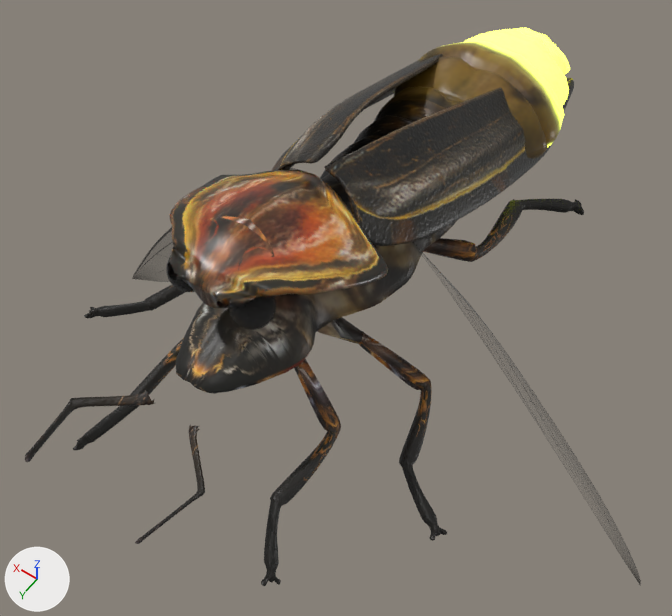
A saved change to the Blender file godot-code/entites/sources/firefly/firefly.blend.
Before and after are seen from a 50 mm lens placed at (-0.449, 0.693, 0.9), pointed at (0.036, 0.014, -0.168). Lighting does not change. The marker at lower left points along +X, +Y and +Z. The picture after the commit comes second.

Objects in the first picture: 'Antennae', 'Body', 'Elytra_L', 'Elytra_R', 'Eye_L', 'Eye_R', 'Head', 'Lantern', 'Legs' and 2 more.
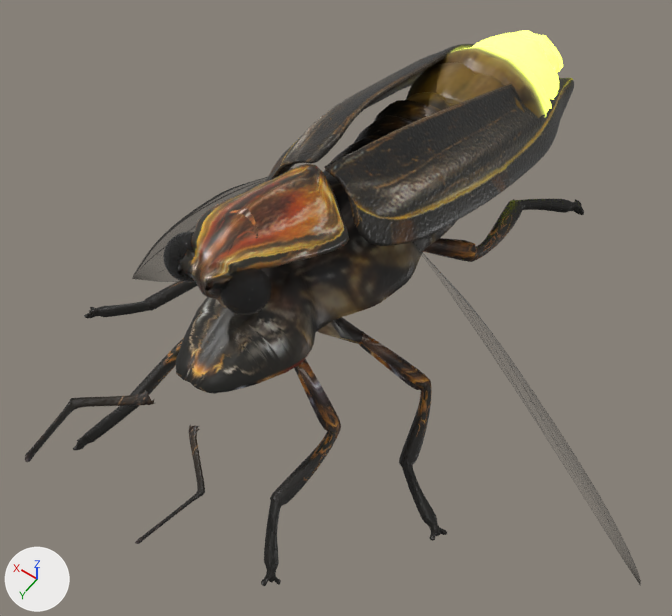
What differs and where, as boxes (x1, y1, x2, y2) in the pictures (672 x 616 px):
```json
{"object": "Head", "change": "reshaped", "before": [168, 169, 388, 308], "after": [178, 164, 349, 299], "on screen": "22% narrower"}
{"object": "Lantern", "change": "rescaled", "before": [378, 28, 570, 159], "after": [406, 30, 563, 118]}
{"object": "Eye_L", "change": "moved, rescaled", "before": [229, 297, 276, 330], "after": [220, 268, 272, 316]}
{"object": "Eye_R", "change": "moved, rescaled", "before": [166, 256, 195, 292], "after": [163, 232, 195, 282], "on screen": "mostly hidden before"}
```

Edits to the scene script, one JSON object a line:
```json
{"block": "me_head", "where": "# used by ob_head; parent = ob_rig; location = (0.0, 0.0, 0.0)"}
{"op": "remove", "block": "me_head", "code": "me_head.from_pydata(...)  # 1014 vertices, 1454 faces; spans x -0.117..0.122, y 0.178..0.367, z -0.006..0.118"}
{"op": "add", "block": "me_head", "code": "me_head.from_pydata(...)  # 1014 vertices, 1454 faces; spans x -0.064..0.067, y 0.183..0.373, z 0.007..0.131"}
{"block": "me_head", "change": "me_head part 1: the whole mesh is multiplied about its middle by the matrix ((0.546, 0.015, 0.01), (0.015, 1.0, 0.0), (0.01, 0.0, 1.0)), then moved by (0.0, 0.006, 0.013)"}
{"op": "set", "path": "ob_lantern.scale", "old": "(1.0, 1.0, 1.0)", "new": "(0.821, 1.0, 0.935)"}
{"op": "set", "path": "ob_eye_r.location", "old": "(0.0, 0.0, 0.0)", "new": "(-0.0046, -0.0168, 0.0165)"}
{"op": "set", "path": "ob_eye_r.scale", "old": "(1.0, 1.0, 1.0)", "new": "(1.08, 1.08, 1.08)"}
{"op": "set", "path": "ob_eye_l.location", "old": "(0.0, 0.0, 0.0)", "new": "(0.0113, -0.0174, 0.0162)"}
{"op": "set", "path": "ob_eye_l.scale", "old": "(1.0, 1.0, 1.0)", "new": "(1.08, 1.08, 1.08)"}
```
